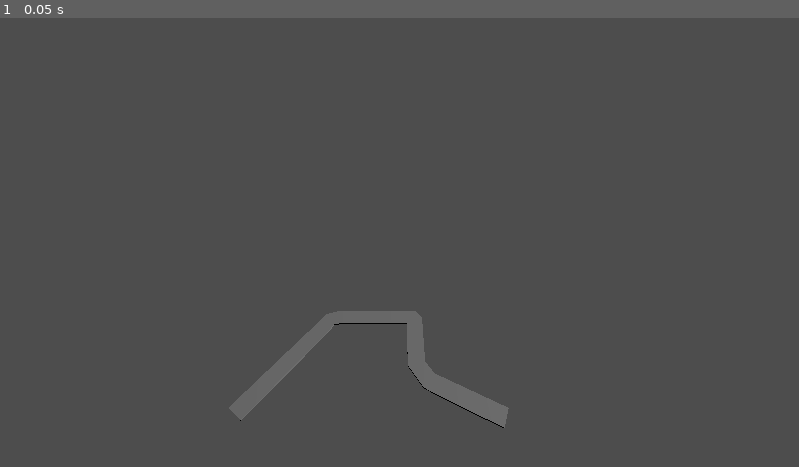
Above: before the commit, frame 1.
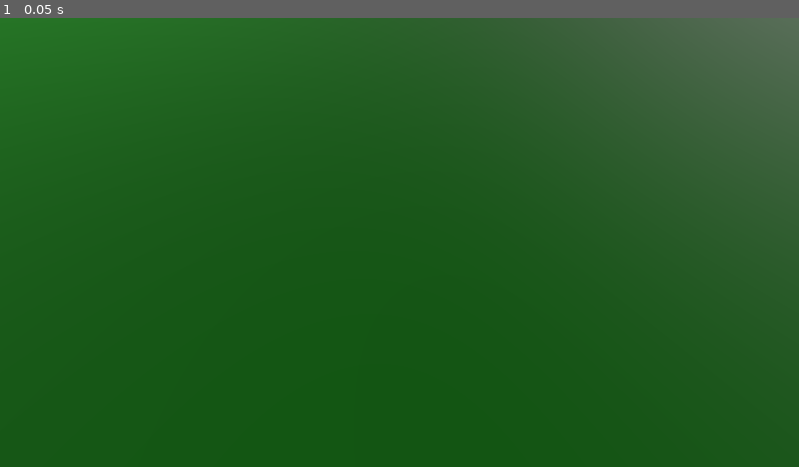
Above: after the commit, the same moment.

Repository: majohannsen/godot-real-world-simulator
Game: Godot game, scene res://main.tscn
The game is run twice, just before and just after one commit, with the same random seed, the same clock (stepped at 60 frames per second) and the same inputs.
Inputs:
- Up to frame 1 (0.05 s): no input

The runs differ from the first frame. In frame 1, 93% of the frame differs, in the area x 0-100%, y 0-100%.
Error after the commit: Invalid access to property or key 'elements' on a base object of type 'Nil'. (res://house_spawner.gd:24)

Commit message:
split scripts

Diff:
--- a/house_spawner.gd
+++ b/house_spawner.gd
@@ -1,10 +1,9 @@
 extends Node
 
+const earthCircumference = 40075000
 var house = preload("res://house.tscn")
 var ground = preload("res://ground.tscn")
 var street_shape = preload("res://street_shape.tscn")
-
-var earthCircumference = 40075000;
 
 var houses: Array[Vector2] = []
 
@@ -29,8 +28,6 @@
 		houses.append(latLonToCoordsInMeters(lat, lon))
 	for house in houses:
 		spawnHouse(house)
-	setCameraPosition()
-	spawnGround()
 
 func latLonToCoordsInMeters(lat, lon):
 	return Vector2(
@@ -43,42 +40,18 @@
 	inst.transform.origin = Vector3(coords.x,0,coords.y)
 	add_child(inst)
 
-func setCameraPosition():
-	var coords: Vector2 = calculateCameraPosition()
-
-	get_viewport().get_camera_3d().position.x = coords.x-50
-	get_viewport().get_camera_3d().position.y = 100
-	get_viewport().get_camera_3d().position.z = coords.y
-
-func calculateCameraPosition():
-	var x = houses[0].x
-	var y = 0
-	for house in houses:
-		y += house.y
-		if house.x < x:
-			x = house.x
-	y /= houses.size()
-	# return Vector2(x,y)
-	return Vector2(0,0)
-
-func spawnGround():
-	var coords: Vector2 = houses[0]
-	var inst: StaticBody3D = ground.instantiate()
-	inst.transform.origin = Vector3(coords.x,0,coords.y)
-	add_child(inst)
-
 # Called when the node enters the scene tree for the first time.
 func _ready():
-	# fetchCoordinates()
-	var street = Path3D.new()
-	street.curve = Curve3D.new()
-	street.curve.add_point(Vector3(4,0,-6))
-	street.curve.add_point(Vector3(10,0,-2))
-	street.curve.add_point(Vector3(10,0,4))
-	street.curve.add_point(Vector3(6,0,4))
-	street.curve.add_point(Vector3(4,0,8))
-	street.add_child(street_shape.instantiate())
-	add_child(street)
+	fetchCoordinates()
+#	var street = Path3D.new()
+#	street.curve = Curve3D.new()
+#	street.curve.add_point(Vector3(4,0,-6))
+#	street.curve.add_point(Vector3(10,0,-2))
+#	street.curve.add_point(Vector3(10,0,4))
+#	street.curve.add_point(Vector3(6,0,4))
+#	street.curve.add_point(Vector3(4,0,8))
+#	street.add_child(street_shape.instantiate())
+#	add_child(street)
 
 
 #
--- /dev/null
+++ b/main.gd
@@ -0,0 +1,48 @@
+extends Node
+
+@export var lat_span = 0.002417346889
+@export var lon_span = 0.004243254662
+@export var lat_center = 47.41903911
+@export var lon_center = 9.726977348
+
+const earthCircumference = 40075000
+var ground = preload("res://ground.tscn")
+
+func latLonToCoordsInMeters(lat, lon):
+	return Vector2(
+		latToMeter(lat),
+		lonToMeter(lat, lon)
+	)
+
+func latToMeter(lat):
+	return lat * earthCircumference / 360
+
+func lonToMeter(lat, lon):
+	return lon * earthCircumference / 360 * cos(deg_to_rad(lat))
+
+func setCameraPosition():
+	var coords: Vector2 = calculateCameraPosition()
+
+	get_viewport().get_camera_3d().position.x = coords.x-50
+	get_viewport().get_camera_3d().position.y = 100
+	get_viewport().get_camera_3d().position.z = coords.y
+
+func calculateCameraPosition():
+	var x = latToMeter(lat_center)
+	var y = lonToMeter(lat_center, lon_center+lon_span/2)
+	return Vector2(x,y)
+
+func spawnGround():
+	var inst: StaticBody3D = ground.instantiate()
+	inst.transform.origin = Vector3(latToMeter(lat_center),0,lonToMeter(lat_center, lon_center))
+	add_child(inst)
+
+# Called when the node enters the scene tree for the first time.
+func _ready():
+	setCameraPosition()
+	spawnGround()
+
+#
+## Called every frame. 'delta' is the elapsed time since the previous frame.
+#func _process(delta):
+#	pass
--- a/main.tscn
+++ b/main.tscn
@@ -1,9 +1,10 @@
-[gd_scene load_steps=2 format=3 uid="uid://ong4vy8hl0oj"]
+[gd_scene load_steps=3 format=3 uid="uid://ong4vy8hl0oj"]
 
+[ext_resource type="Script" path="res://main.gd" id="1_ag4ow"]
 [ext_resource type="Script" path="res://house_spawner.gd" id="1_p5w3m"]
 
 [node name="Main" type="Node3D"]
-script = ExtResource("1_p5w3m")
+script = ExtResource("1_ag4ow")
 
 [node name="Camera3D" type="Camera3D" parent="."]
 transform = Transform3D(-4.37114e-08, 0.627963, -0.778243, 2.71441e-16, 0.778243, 0.627963, 1, 2.74491e-08, -3.40181e-08, -2.18195, 15.6963, 2.549)
@@ -11,4 +12,7 @@
 [node name="DirectionalLight3D" type="DirectionalLight3D" parent="."]
 transform = Transform3D(0.530229, -0.783182, 0.324783, 0.641563, 0.621052, 0.450213, -0.554305, -0.0303469, 0.83176, 0, 0, 0)
 
-[node name="HTTPRequest" type="HTTPRequest" parent="."]
+[node name="HouseSpawner" type="Node3D" parent="."]
+script = ExtResource("1_p5w3m")
+
+[node name="HTTPRequest" type="HTTPRequest" parent="HouseSpawner"]
